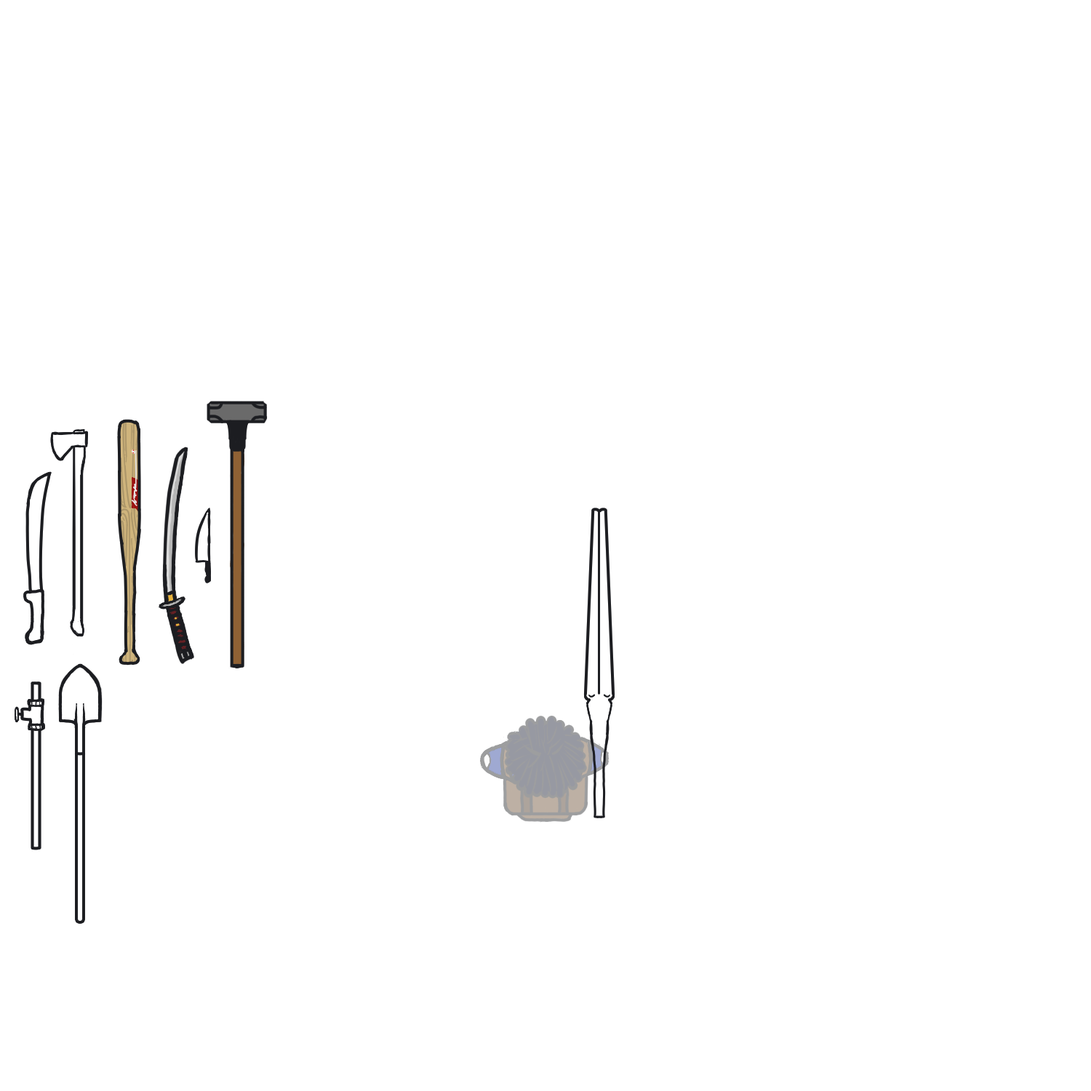
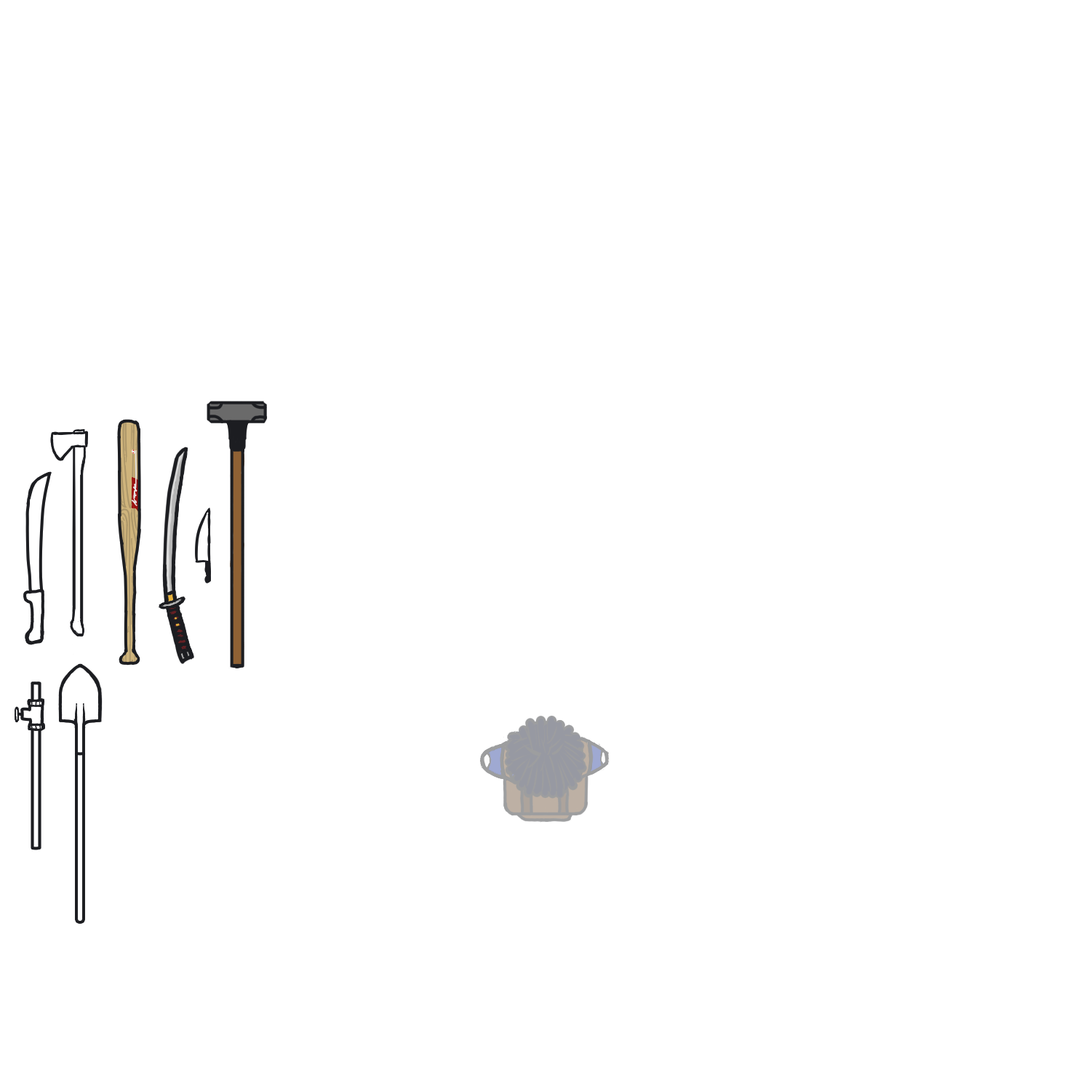
Two versions of the same layered image (1091x1091). Layer-by-layer changes:
hid "Paint Layer 25", painted on it over <box>583,507,616,819</box>
painted on "Pipe" over <box>583,507,616,819</box>
